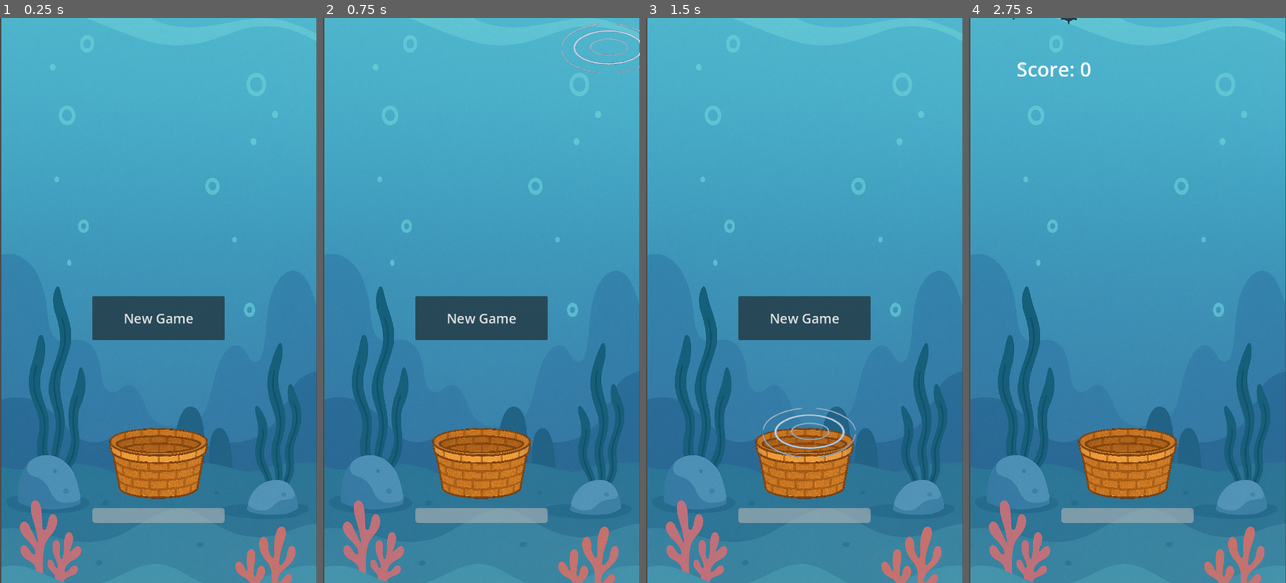
Above: before the commit, frames 1-4 (left to right).
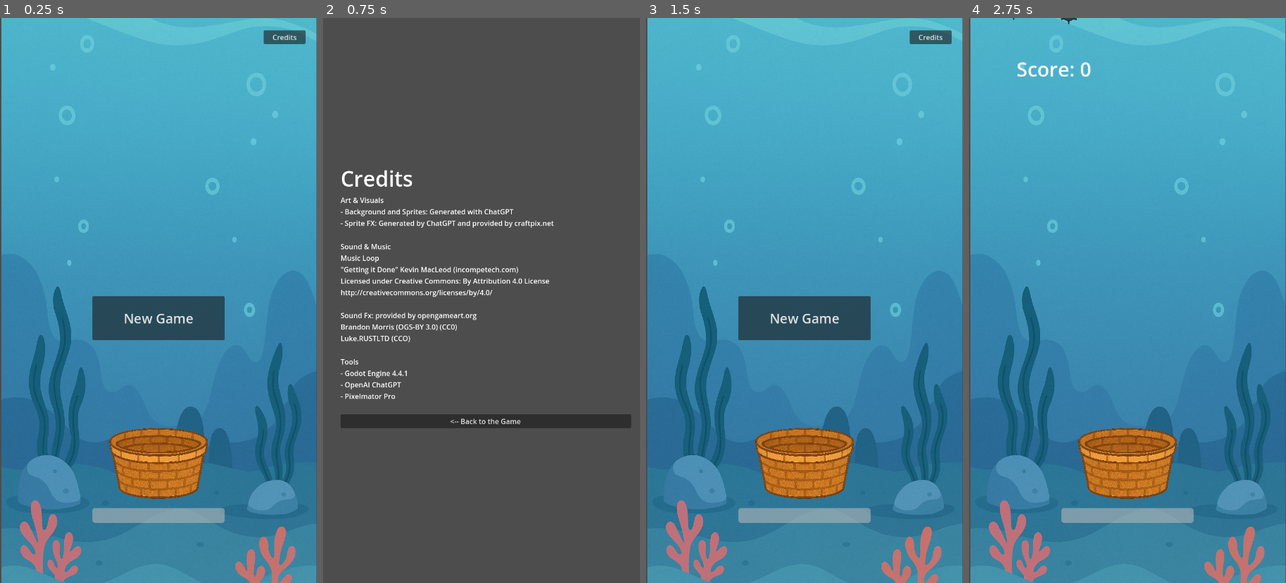
Above: after the commit, the same moments.

Repository: ericso/aqua-launch
Game: Godot game, scene res://main/main.tscn
Same seed, same stepped clock (60 frames per second), same inputs: the game is played once before the commit and once after it.
Inputs (mouse positions are in pixels of both pictures, inside the frame that each line leads up to):
- Up to frame 1 (0.25 s): no input
- Up to frame 2 (0.75 s): click (608, 34) at 0.5 s, where only the run after the commit has a clickable "Credits"
- Up to frame 3 (1.5 s): click (807, 419) at 1.25 s, where only the run after the commit has a clickable "<-- Back to the Game"
- Up to frame 4 (2.75 s): click "New Game" at 2 s

The runs differ from the first frame. In frame 1, 0.3% of the frame differs, in the area x 83-97%, y 2-5%; in frame 2, 99%, in the area x 0-100%, y 0-100%; in frame 3, 0.8%; in frame 4, nothing differs.

Commit message:
credits screen

Diff:
--- /dev/null
+++ b/credits/credits_screen.gd
@@ -0,0 +1,7 @@
+extends Control
+
+func _ready():
+	$MarginContainer/VBoxContainer/BackButton.pressed.connect(_on_back_button_pressed)
+
+func _on_back_button_pressed():
+	get_tree().change_scene_to_file("res://main/main.tscn")
--- /dev/null
+++ b/credits/credits_screen.tscn
@@ -0,0 +1,65 @@
+[gd_scene load_steps=3 format=3 uid="uid://dnsda22q1wr12"]
+
+[ext_resource type="Script" uid="uid://c6pl5jpcmqxa3" path="res://credits/credits_screen.gd" id="1_8wl6p"]
+
+[sub_resource type="LabelSettings" id="LabelSettings_p0pf1"]
+font_size = 48
+
+[node name="CreditsScreen" type="Control"]
+layout_mode = 3
+anchors_preset = 15
+anchor_right = 1.0
+anchor_bottom = 1.0
+grow_horizontal = 2
+grow_vertical = 2
+script = ExtResource("1_8wl6p")
+
+[node name="MarginContainer" type="MarginContainer" parent="."]
+layout_mode = 0
+offset_right = 720.0
+offset_bottom = 1280.0
+theme_override_constants/margin_left = 40
+theme_override_constants/margin_top = 20
+theme_override_constants/margin_right = 20
+theme_override_constants/margin_bottom = 40
+
+[node name="VBoxContainer" type="VBoxContainer" parent="MarginContainer"]
+layout_mode = 2
+alignment = 1
+
+[node name="Credits" type="Label" parent="MarginContainer/VBoxContainer"]
+layout_mode = 2
+text = "Credits"
+label_settings = SubResource("LabelSettings_p0pf1")
+
+[node name="ArtAndVisuals" type="Label" parent="MarginContainer/VBoxContainer"]
+layout_mode = 2
+text = "Art & Visuals
+- Background and Sprites: Generated with ChatGPT
+- Sprite FX: Generated by ChatGPT and provided by craftpix.net
+"
+
+[node name="SoundAndMusic" type="Label" parent="MarginContainer/VBoxContainer"]
+layout_mode = 2
+text = "Sound & Music
+Music Loop
+\"Getting it Done\" Kevin MacLeod (incompetech.com)
+Licensed under Creative Commons: By Attribution 4.0 License
+http://creativecommons.org/licenses/by/4.0/
+
+Sound Fx: provided by opengameart.org
+Brandon Morris (OGS-BY 3.0) (CC0)
+Luke.RUSTLTD (CCO)
+"
+
+[node name="Tools" type="Label" parent="MarginContainer/VBoxContainer"]
+layout_mode = 2
+text = "Tools
+- Godot Engine 4.4.1
+- OpenAI ChatGPT
+- Pixelmator Pro
+"
+
+[node name="BackButton" type="Button" parent="MarginContainer/VBoxContainer"]
+layout_mode = 2
+text = "<-- Back to the Game"
--- a/main/main.gd
+++ b/main/main.gd
@@ -27,6 +27,7 @@
 
 func _ready():
 	$UI/NewGameButton.pressed.connect(_on_new_game_pressed)
+	$UI/CreditsButton.pressed.connect(_on_credits_button_pressed)
 	$UI/Score.visible = false
 	$UI/GameOver.visible = false
 	$UI/FinalScore.visible = false
@@ -164,11 +165,14 @@
 func _on_new_game_pressed():
 	reset_game()
 	GameManager.set_game_active(true)
+	$UI/CreditsButton.visible = false
 	$BackgroundMusic.volume_db = +5  # raise background music volume by 5dB
 	$GameStartFx.play() # play game start fx
 
 func _on_game_over():
 	GameManager.set_game_active(false)
+
+	$UI/CreditsButton.visible = true
 
 	# set music volume and play game over sound fx
 	$BackgroundMusic.volume_db = -10
@@ -213,3 +217,6 @@
 
 	$RingSpawner.ring_spawn_timer = 0
 	$MineSpawner.mine_spawn_timer = 0
+
+func _on_credits_button_pressed():
+	get_tree().change_scene_to_file("res://credits/credits_screen.tscn")
--- a/main/main.tscn
+++ b/main/main.tscn
@@ -99,6 +99,13 @@
 text = "Final Score: 0"
 label_settings = SubResource("LabelSettings_fwcvl")
 
+[node name="CreditsButton" type="Button" parent="UI"]
+offset_left = 599.0
+offset_top = 28.0
+offset_right = 694.0
+offset_bottom = 59.0
+text = "Credits"
+
 [node name="Camera2D" type="Camera2D" parent="."]
 offset = Vector2(360, 640)
 
Not shown, added: credits/credits_screen.gd.uid
